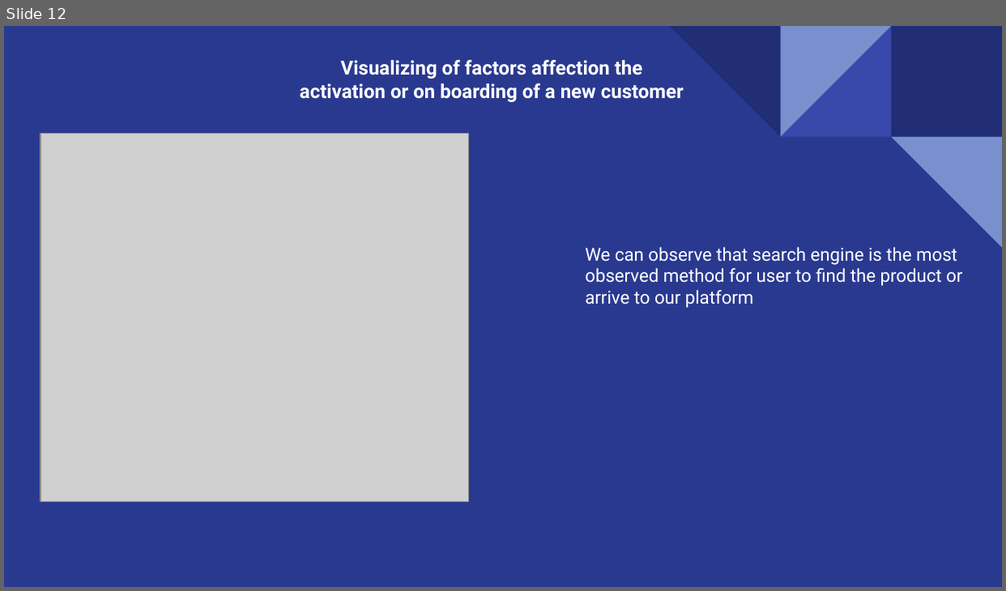
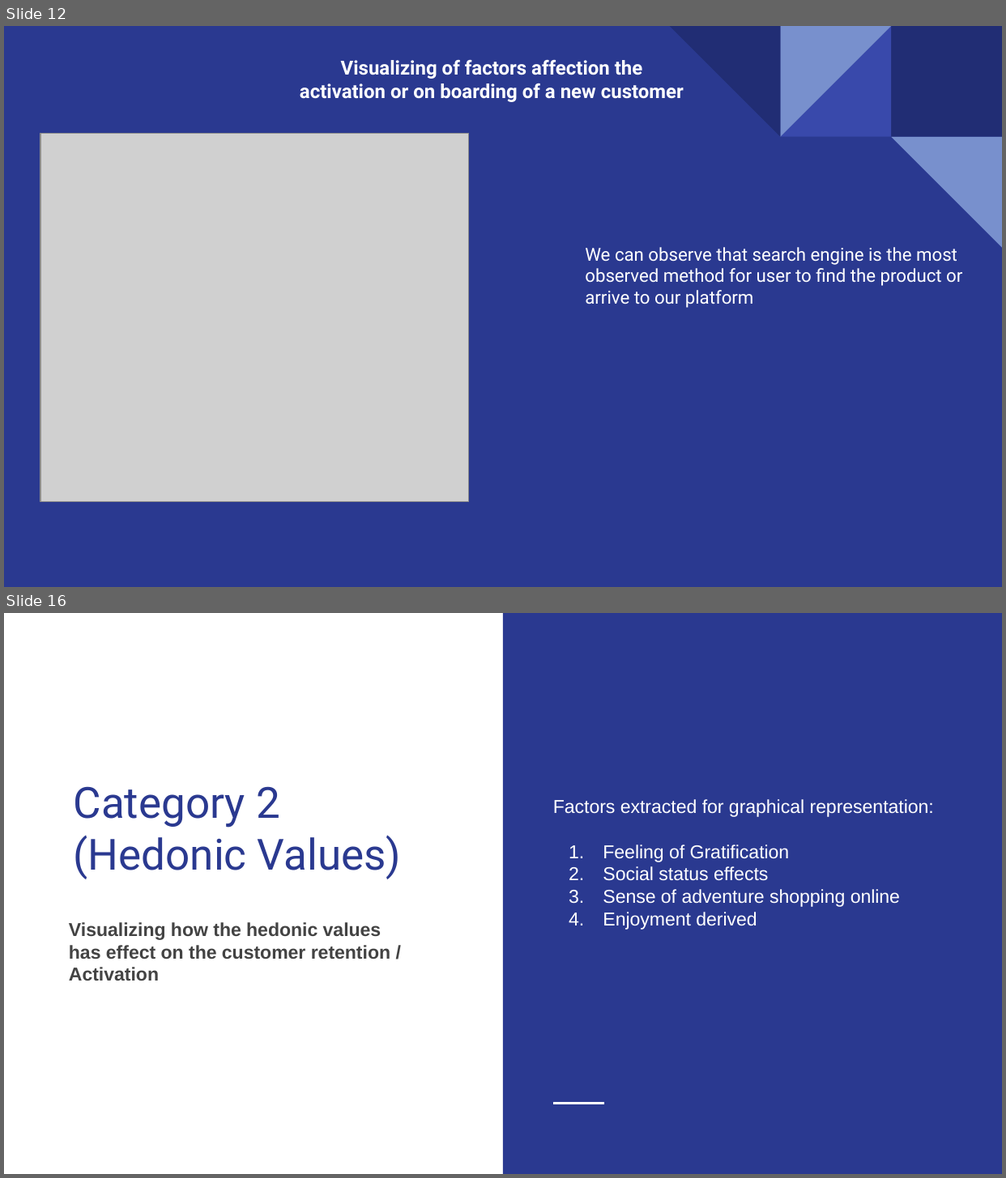
Before and after one commit to Pramodh23EAlpha/Internship, a slide deck: Customer_Activation_Retention(Data Analysis)/Case study.pptx. Shown one above the other, each under a label of ours: slide 12 before the commit, slides 12 and 16 after it; the slides between them are not shown. The pictures are 1006x591 and 1006x1178 pixels, drawn with LibreOffice and Linux fonts; fonts in the diff are those of the drawing; grey boxes stand for pictures. Boxes give left, top, right and bottom in pixels: in the first picture for what was removed or moved away, otherwise in the second. Text is boxed around its words. In the diff, an @@ line names an element or a change of style, - is before the commit and + after.

```diff
--- a/Customer_Activation_Retention(Data Analysis)/Case study.pptx
+++ b/Customer_Activation_Retention(Data Analysis)/Case study.pptx
@@ slide 16 added at (x1=4, y1=613, x2=1002, y2=1174), background #FFFFFF @@
@@ rectangle added at (x1=503, y1=613, x2=1002, y2=1174), fill #2A3990 @@
@@ title added at (x1=74, y1=786, x2=401, y2=879), 31 pt, text #2A3990 @@
+Category 2
+(Hedonic Values)
@@ text added at (x1=553, y1=799, x2=934, y2=930), 13.5 pt, text #FFFFFF @@
+Factors extracted for graphical representation:
+1. Feeling of Gratification
+2. Social status effects
+3. Sense of adventure shopping online
+4. Enjoyment derived
@@ text added at (x1=69, y1=922, x2=390, y2=981), 13.5 pt, text #434343, bold @@
+Visualizing how the hedonic values has effect on the customer retention / Activation
@@ line added from (553, 1104) to (603, 1104), #FFFFFF 1.5 pt @@
```
Also in this commit, not shown: 1 slide changed, 17 other slides added.
